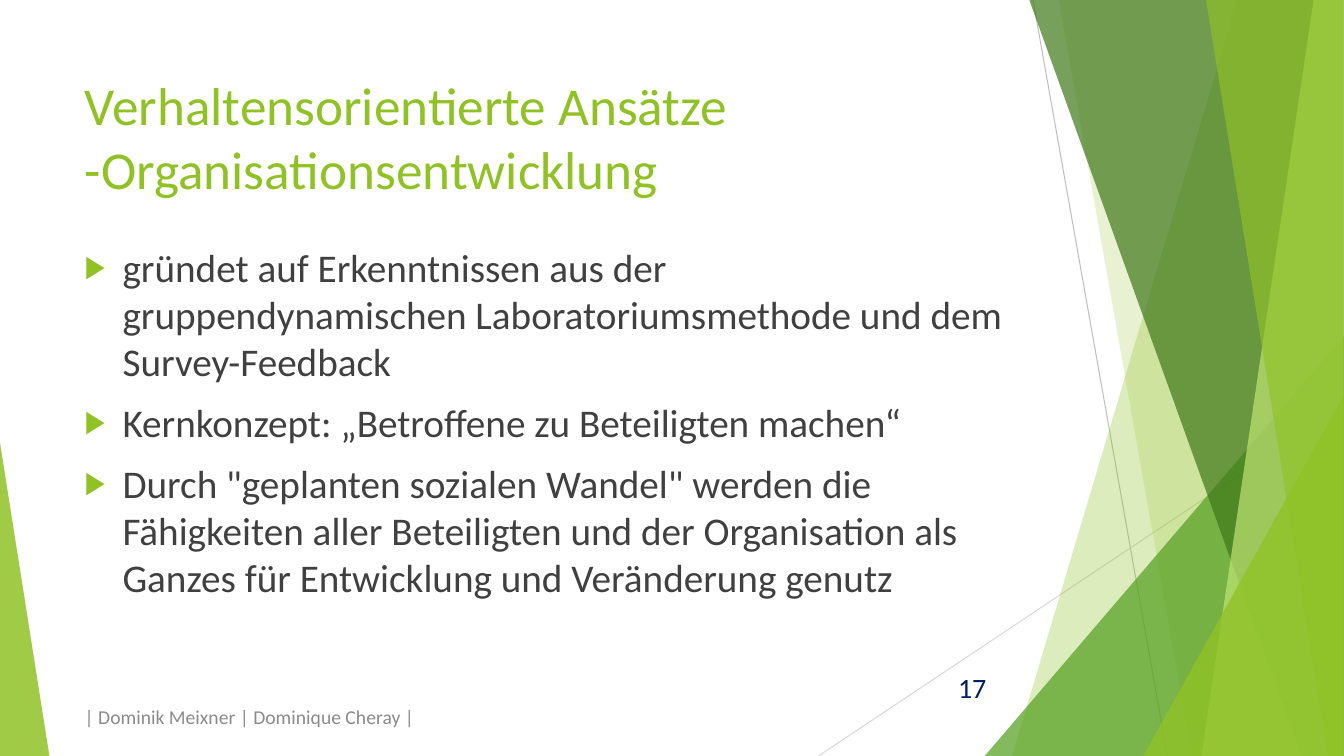
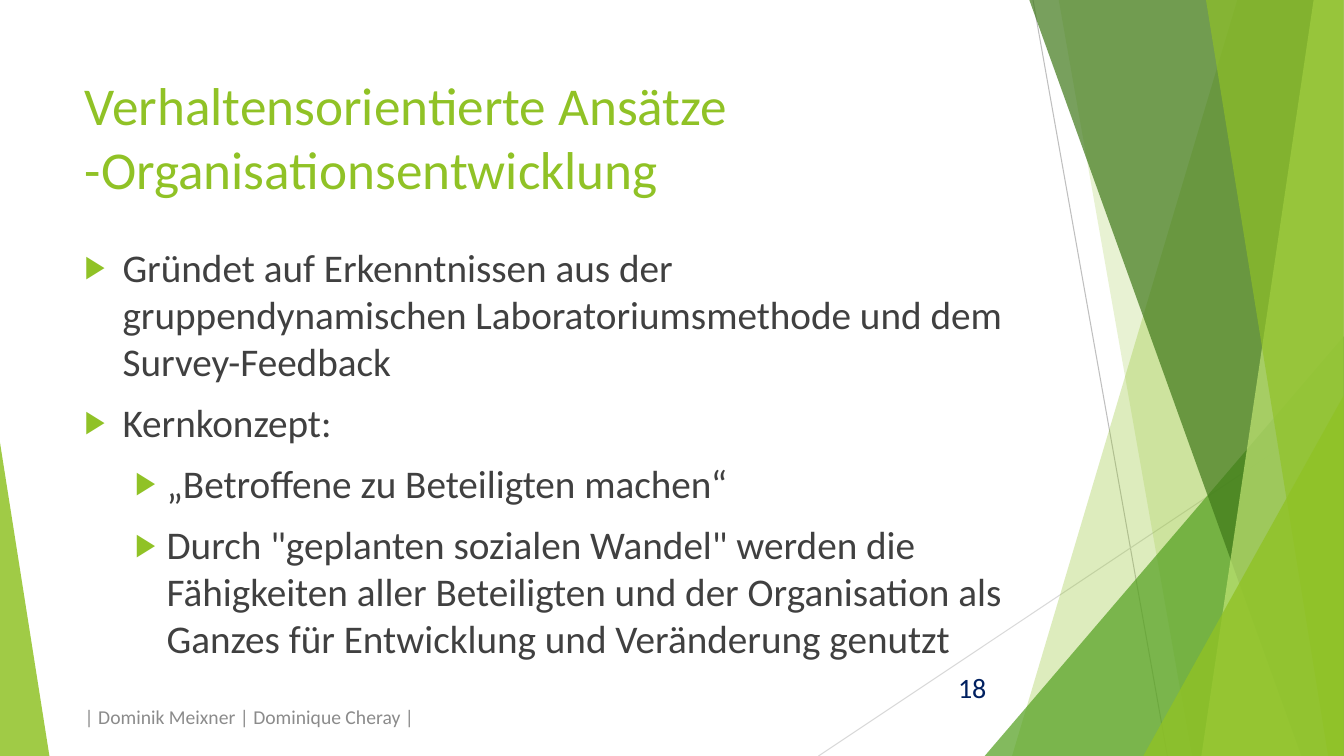
Before and after one commit to domeix/BlaBla, a slide deck: slide 18 of OrgatheoretAns/OrgatheoretAnsPraes.pptx (slide 17 before the commit). Drawn at 1344x756 pixels with LibreOffice and Linux fonts; fonts in the diff are those of the drawing. Boxes give left, top, right and bottom in pixels: in the first picture for what was removed or moved away, otherwise in the second. Text is boxed around its words. In the diff, an @@ line names an element or a change of style, - is before the commit and + after.

```diff
--- a/OrgatheoretAns/OrgatheoretAnsPraes.pptx
+++ b/OrgatheoretAns/OrgatheoretAnsPraes.pptx
@@ text at [123,254,1002,660]: text changed @@
-▶ gründet auf Erkenntnissen aus der gruppendynamischen Laboratoriumsmethode und dem Survey-Feedback
-▶ Kernkonzept: „Betroffene zu Beteiligten machen“
-▶ Durch "geplanten sozialen Wandel" werden die Fähigkeiten aller Beteiligten und der Organisation als Ganzes für Entwicklung und Veränderung genutz
+▶ Gründet auf Erkenntnissen aus der gruppendynamischen Laboratoriumsmethode und dem Survey-Feedback
+▶ Kernkonzept:
+  ▶ „Betroffene zu Beteiligten machen“
+  ▶ Durch "geplanten sozialen Wandel" werden die Fähigkeiten aller Beteiligten und der Organisation als Ganzes für Entwicklung und Veränderung genutzt
@@ page number at [958,679,986,699]: text changed @@
-17
+18
```
Also in this commit, not shown: 8 other slides changed, 15 slides added, 1 other file.
